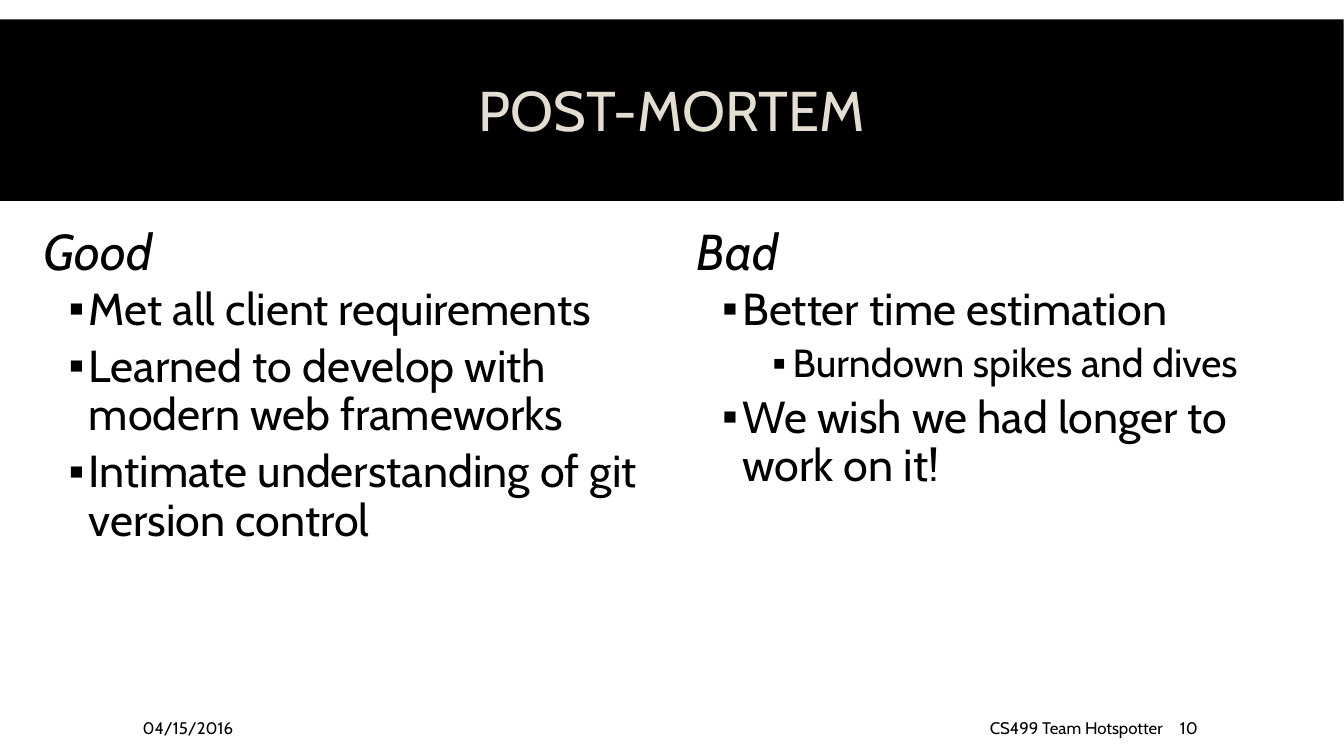
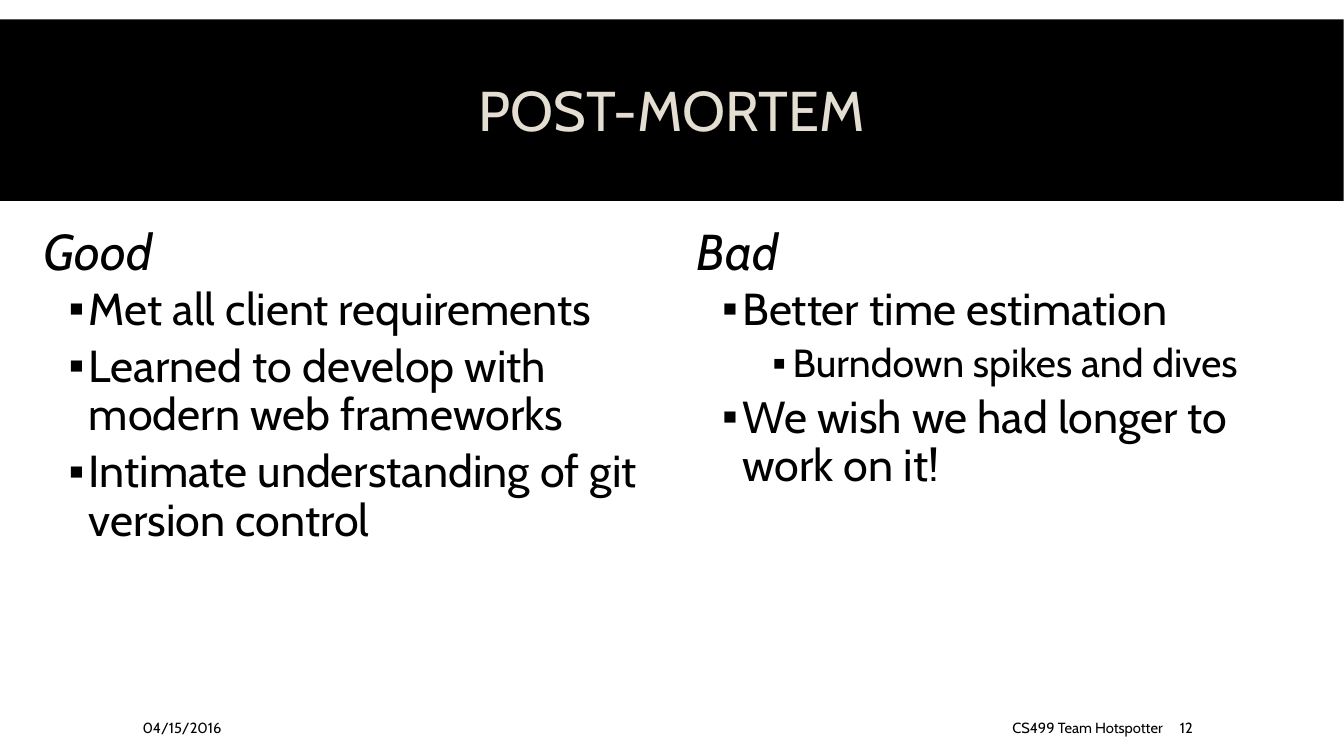
Before and after one commit to spesmit/hotspotter, a slide deck: slide 12 of Documentation/Presentations/CS499 Final Presentation.pptx (slide 10 before the commit). Drawn at 1344x756 pixels with LibreOffice and Linux fonts; fonts in the diff are those of the drawing; background and template pictures are left out. Boxes give left, top, right and bottom in pixels: in the first picture for what was removed or moved away, otherwise in the second. Text is boxed around its words. In the diff, an @@ line names an element or a change of style, - is before the commit and + after.

Commit message:
format footer and add mamangment slides

```diff
--- a/Documentation/Presentations/CS499 Final Presentation.pptx
+++ b/Documentation/Presentations/CS499 Final Presentation.pptx
@@ text "04/15/2016" at bbox=[143, 722, 222, 735]: size 12 to 10.5 pt @@
@@ text "CS499 Team Hotspotter" at bbox=[1012, 722, 1163, 737]: size 12 to 10.5 pt @@
@@ page number at bbox=[1180, 722, 1193, 733]: text changed; size 12 to 10.5 pt @@
-10
+12
```
Also in this commit, not shown: 6 other slides changed, 2 slides added, 1 other file.
